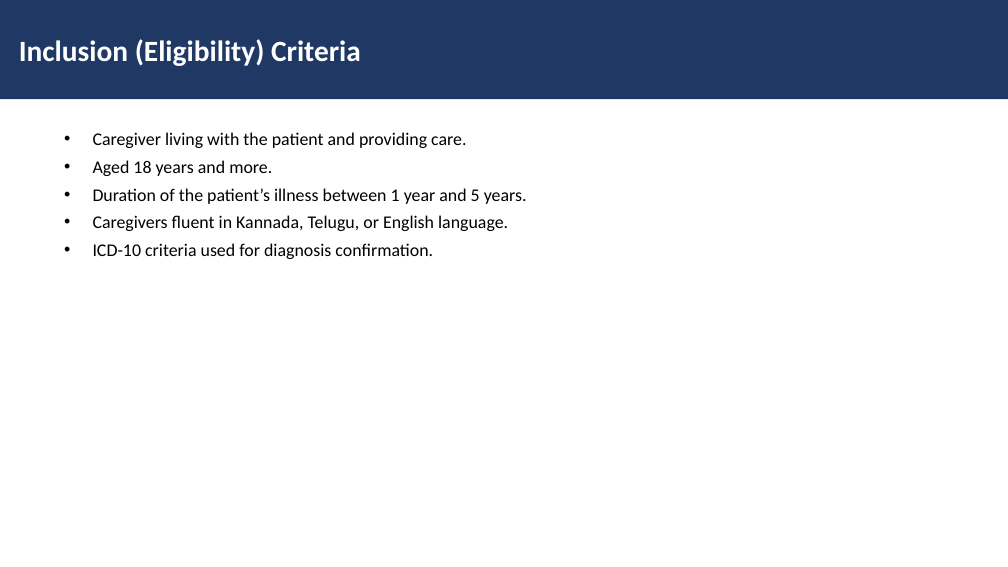
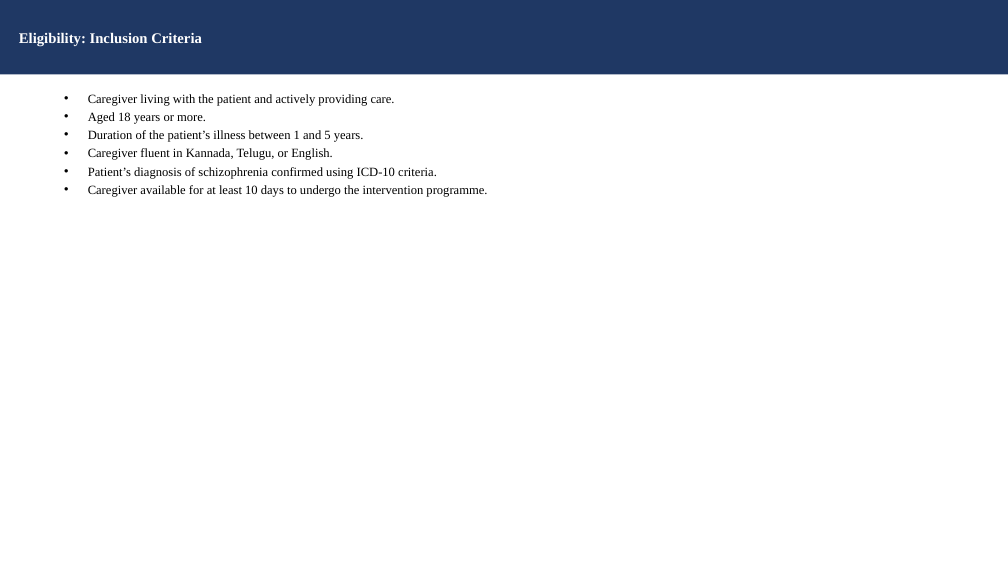
Before and after one commit to tejasdangodra786-byte/Dango-kiro, a slide deck: slide 14 of Family_Intervention_EE_Schizophrenia_JournalClub.pptx (slide 13 before the commit). Drawn at 1008x567 pixels with LibreOffice and Linux fonts; fonts in the diff are those of the drawing. Boxes give left, top, right and bottom in pixels: in the first picture for what was removed or moved away, otherwise in the second. Text is boxed around its words. In the diff, an @@ line names an element or a change of style, - is before the commit and + after.

Commit message:
Update journal-club presentation: detailed version (Times New Roman 12/14pt, operational definitions, hypotheses, session-by-session intervention, full references)

```diff
--- a/Family_Intervention_EE_Schizophrenia_JournalClub.pptx
+++ b/Family_Intervention_EE_Schizophrenia_JournalClub.pptx
@@ rectangle "Eligibility: Inclusion Criteria": place and size @@
-rectangle "Eligibility: Inclusion Criteria" at <box>0,0,1008,99</box>
+rectangle "Eligibility: Inclusion Criteria" at <box>0,0,1008,74</box>
@@ text in rectangle at <box>19,32,202,46</box>: text changed; size 28 to 14 pt; font Calibri to Times New Roman @@
-Inclusion (Eligibility) Criteria
+Eligibility: Inclusion Criteria
@@ text at <box>88,94,487,197</box>: text changed; size 17 to 12 pt; font Calibri to Times New Roman @@
-• Caregiver living with the patient and providing care.
-• Aged 18 years and more.
-• Duration of the patient’s illness between 1 year and 5 years.
-• Caregivers fluent in Kannada, Telugu, or English language.
-• ICD-10 criteria used for diagnosis confirmation.
+• Caregiver living with the patient and actively providing care.
+• Aged 18 years or more.
+• Duration of the patient’s illness between 1 and 5 years.
+• Caregiver fluent in Kannada, Telugu, or English.
+• Patient’s diagnosis of schizophrenia confirmed using ICD-10 criteria.
+• Caregiver available for at least 10 days to undergo the intervention programme.
```
Also in this commit, not shown: 14 other slides changed, 13 slides added, 10 slides removed.
